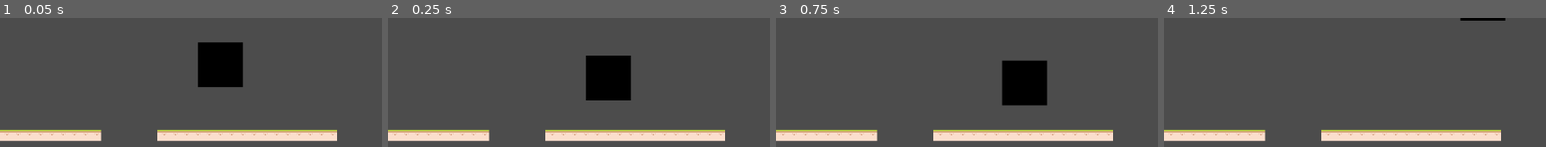
Above: before the commit, frames 1-4 (left to right).
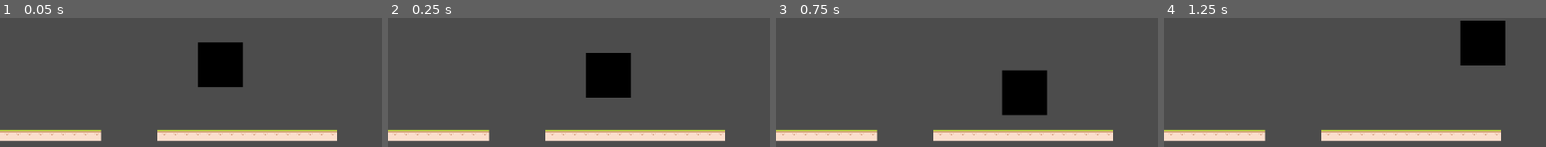
Above: after the commit, the same moments.

Repository: mhr2964/InfiniteRunner
Game: Godot game, scene res://Assets/Scenes/MichaelTestScene.tscn
Two runs of this game, one before a commit and one after it. Both use one fixed random seed, a clock stepped at 60 frames per second and the inputs below.
Inputs:
- Up to frame 1 (0.05 s): no input
- Up to frame 2 (0.25 s): no input
- Up to frame 3 (0.75 s): hold Right (move_right) from 0.53 s (still down); tap Up (move_up) at 0.6 s
- Up to frame 4 (1.25 s): keep holding Right (move_right); tap Up (move_up) at 0.77, 1.07 s

Frame 1 is identical in both runs. In frame 2, 0.5% of the frame differs, in the area x 51-64%, y 27-64%; in frame 3, 2.0%; in frame 4, 4.3%, in the area x 77-90%, y 0-37%.

Commit message:
oruesgiso

Diff:
--- a/InfiniteRunner/Assets/Scripts/Player.gd
+++ b/InfiniteRunner/Assets/Scripts/Player.gd
@@ -21,15 +21,16 @@
 	if (Input.is_action_pressed("move_left")):
 		velocity.x -= 1
 	velocity.x *= 200
-	velocity += Vector2(0, 10)
-	velocity.y = clamp(velocity.y, -300, 300)
+	if (is_on_floor()):
+		print("Floored")
+		velocity.y = 0
+	else:
+		velocity += Vector2(0, 8)
 	if (Input.is_action_just_pressed("move_up")):
-		velocity.y = -350
-	#if (is_on_floor()):
-		#velocity.y = 0
+		velocity.y = -200
 	#self.position += velocity * delta
-	move_and_slide(velocity, Vector2(0, 1))
-
+	velocity.y = clamp(velocity.y, -300, 500)
+	move_and_slide(velocity, Vector2(0, -1))
 	#move_
 	pass
 
